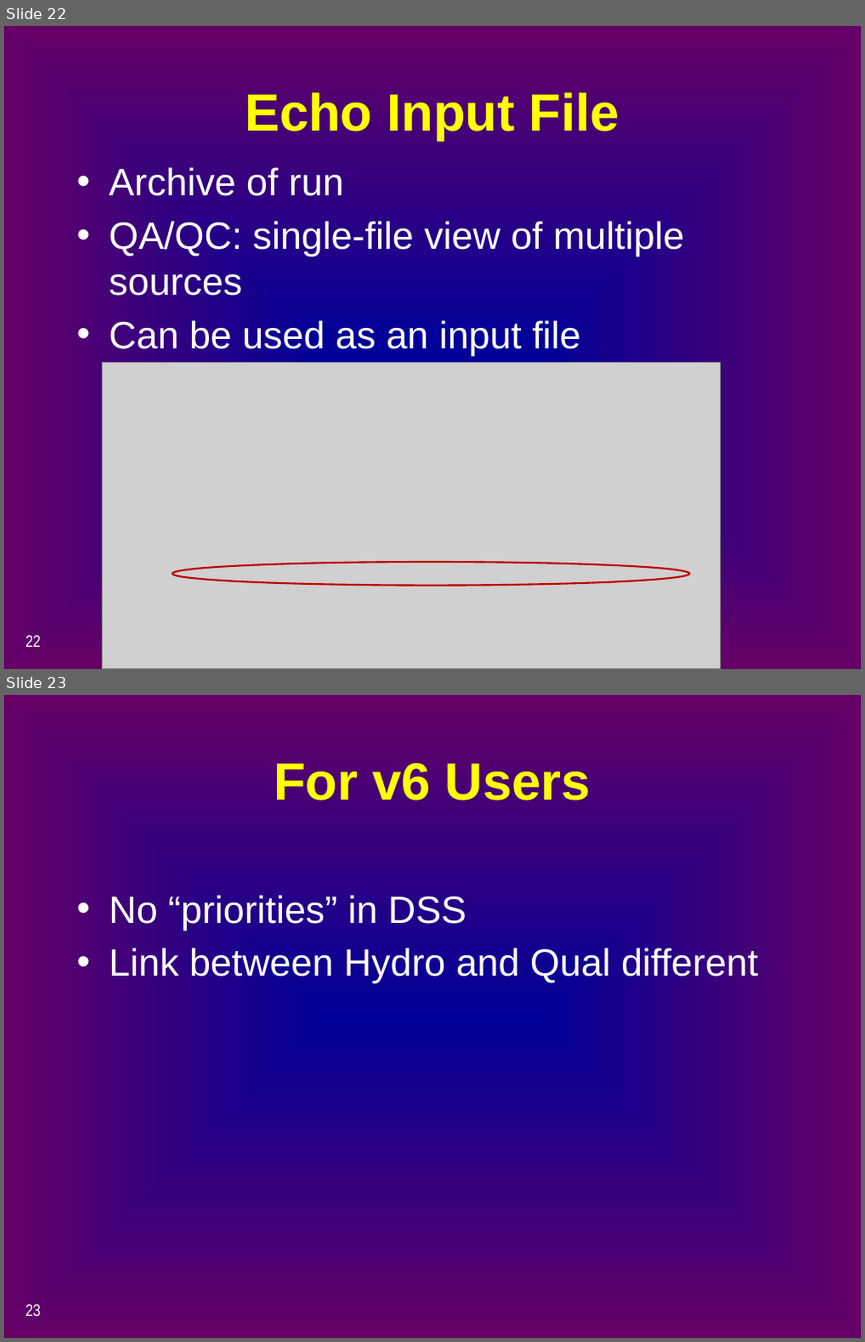
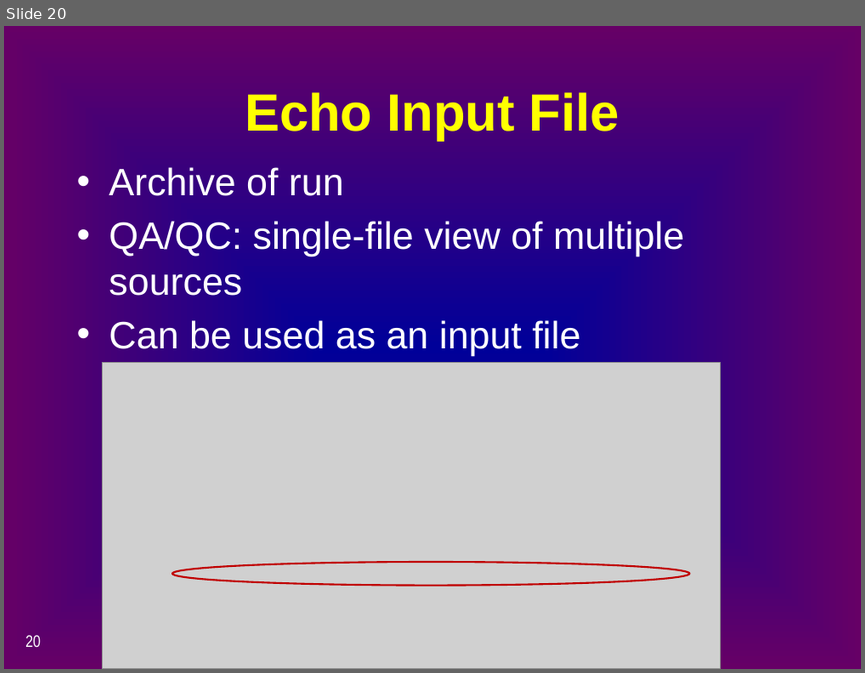
Before and after one commit to CADWRDeltaModeling/dsm2, a slide deck: dsm2/presentations/p4_simulation_data.pptx. Shown one above the other, each under a label of ours: slides 22 and 23 before the commit, slide 20 after it. The pictures are 865x1342 and 865x673 pixels, drawn with LibreOffice and Linux fonts; fonts in the diff are those of the drawing; grey boxes stand for pictures. Boxes give left, top, right and bottom in pixels: in the first picture for what was removed or moved away, otherwise in the second. Text is boxed around its words. In the diff, an @@ line names an element or a change of style, - is before the commit and + after.

```diff
--- a/dsm2/presentations/p4_simulation_data.pptx
+++ b/dsm2/presentations/p4_simulation_data.pptx
@@ slide 23 removed at (4,695,861,1338), background gradient #000099 to #660066 @@
@@ title removed at (273,763,590,800) @@
-For v6 Users
@@ text removed at (109,895,758,983) @@
-• No “priorities” in DSS
-• Link between Hydro and Qual different
@@ page number removed at (25,1304,41,1316) @@
-23
@@ what was slide 22 is now slide 20 @@
@@ page number at (25,635,41,647): text changed @@
-22
+20
```
Also in this commit, not shown: 10 slides changed, 3 slides added, 5 other slides removed.
